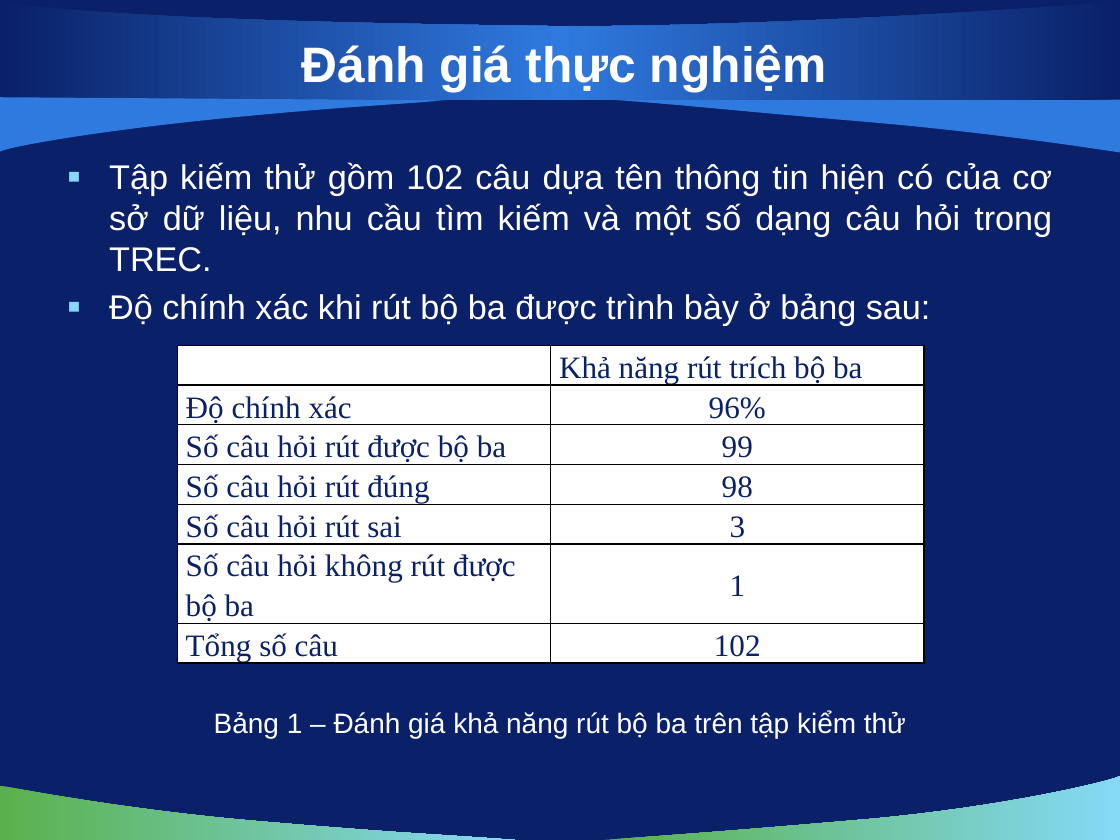
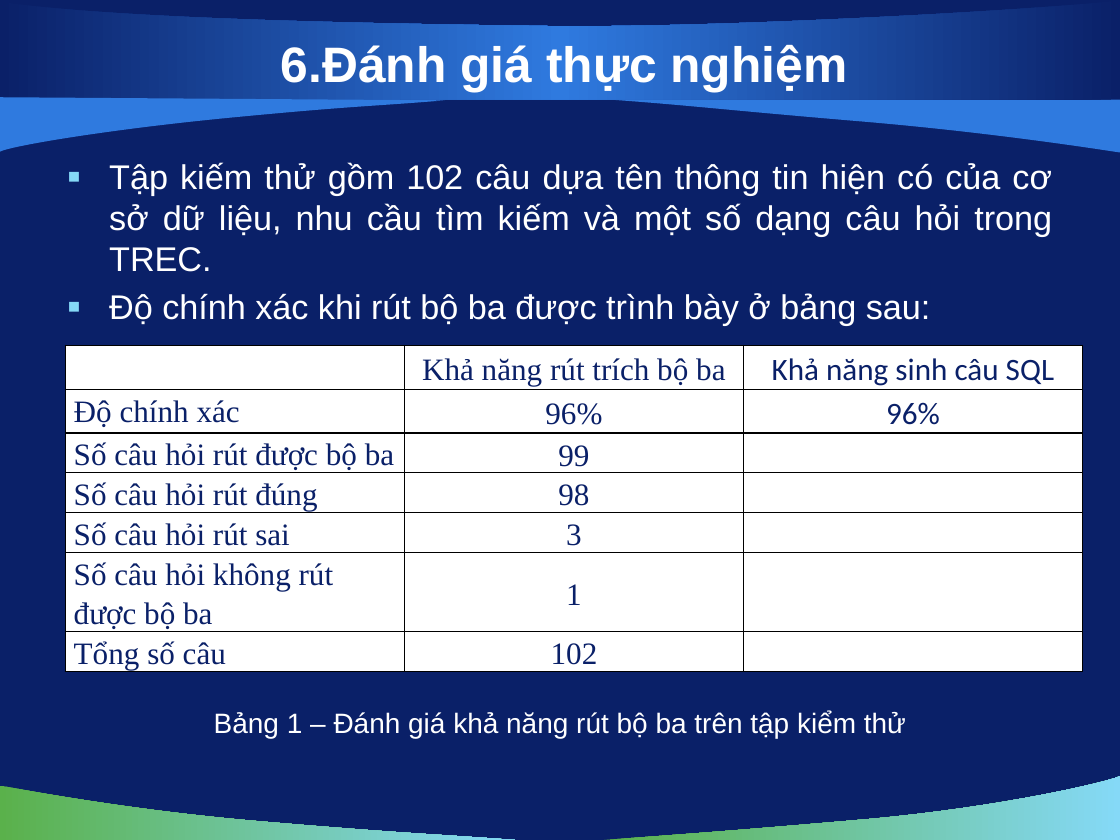
Before and after one commit to vuaviet/filnalproject, a slide deck: slide 19 of De Cuong/bao cao luan van/slide 1.0.pptx. Drawn at 1120x840 pixels with LibreOffice and Linux fonts; fonts in the diff are those of the drawing; background and template pictures are left out. Boxes give left, top, right and bottom in pixels: in the first picture for what was removed or moved away, otherwise in the second. Text is boxed around its words. In the diff, an @@ line names an element or a change of style, - is before the commit and + after.

```diff
--- a/De Cuong/bao cao luan van/slide 1.0.pptx
+++ b/De Cuong/bao cao luan van/slide 1.0.pptx
@@ title at bbox=[281, 45, 848, 92]: text changed @@
-Đánh giá thực nghiệm
+6.Đánh giá thực nghiệm
@@ table at bbox=[65, 345, 1083, 689] @@
+column 3: Khả năng sinh câu SQL | 96% |  |  |  |  | 
@@ table: place and size @@
-table at bbox=[177, 345, 923, 689]
+table at bbox=[65, 345, 1083, 689]
```
Also in this commit, not shown: 19 other slides changed.
